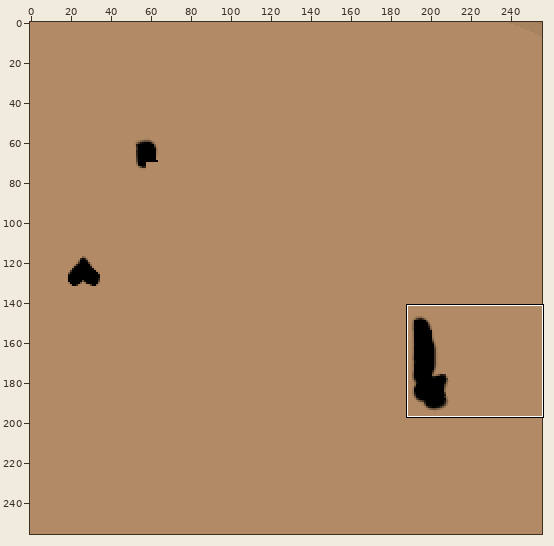
Sprite sheet: Ulkohuussi/Ulkohuussi_MAT.png. The first picture is a wide view before the edit; the outline marks the close-up.
Close-up. Earlier state:
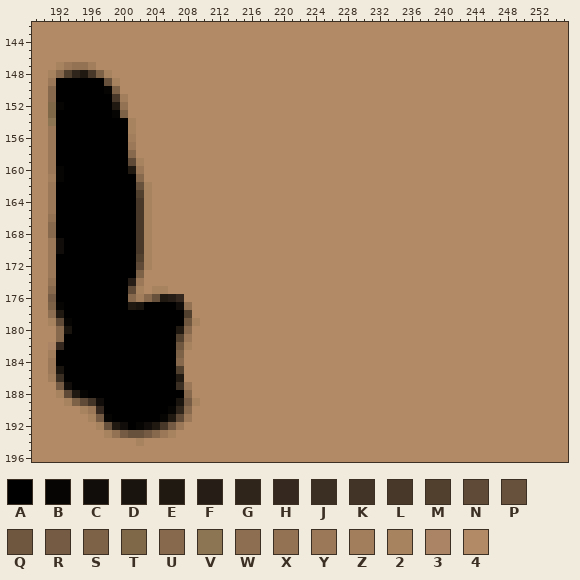
The file is 256x256 pixels. Colours within 5 levels of each other are drawn and written as one. Shown: x 189..255, y 142..196. The commit also changed other parts of the picture, which this record leaves out.
Palette (. is transparent): A #000000  B #060504  C #110d0a  D #19140e  E #201912  F #261e16  G #2f251b  H #35291f  J #3b2e22  K #423426  L #483829  M #52402f  N #5e4a36  P #68513c  Q #6e563f  R #755b43  S #7e6248  T #7f6847  U #876a4e  V #8b7553  W #8d6e51  X #937254  Y #9a7858  Z #a27e5d  2 #a88360  3 #ab8466  4 #b28b66
Pixels before (only the part around the change), first column x 189:
142 4444444444444444444444444444444444444444444444444444444444444444444
143 4444444444444444444444444444444444444444444444444444444444444444444
144 4444444444444444444444444444444444444444444444444444444444444444444
145 4444444444444444444444444444444444444444444444444444444444444444444
146 4444444444444444444444444444444444444444444444444444444444444444444
147 4442YXXZ44444444444444444444444444444444444444444444444444444444444
148 442UMGELS2444444444444444444444444444444444444444444444444444444444
149 44YAAAAAAP244444444444444444444444444444444444444444444444444444444
150 44UAAAAAABS44444444444444444444444444444444444444444444444444444444
151 44UAAAAAAALZ4444444444444444444444444444444444444444444444444444444
152 44TBAAAAAAEX4444444444444444444444444444444444444444444444444444444
153 44TAAAAAAABS4444444444444444444444444444444444444444444444444444444
154 44VAAAAAAAAA2444444444444444444444444444444444444444444444444444444
155 44YAAAAAAAAA2444444444444444444444444444444444444444444444444444444
156 44YAAAAAAAAAZ444444444444444444444444444444444444444444444444444444
157 44YAAAAAAAAAY444444444444444444444444444444444444444444444444444444
158 44YAAAAAAAAAU444444444444444444444444444444444444444444444444444444
159 44YAAAAAAAAAN244444444444444444444444444444444444444444444444444444
160 44YBAAAAAAAAEY44444444444444444444444444444444444444444444444444444
161 44ZBAAAAAAAAAU44444444444444444444444444444444444444444444444444444
162 44YAAAAAAAAAAP24444444444444444444444444444444444444444444444444444
163 44YAAAAAAAAAAM24444444444444444444444444444444444444444444444444444
164 44YAAAAAAAAAAL24444444444444444444444444444444444444444444444444444
165 44YAAAAAAAAAAL24444444444444444444444444444444444444444444444444444
166 44XAAAAAAAAAAL24444444444444444444444444444444444444444444444444444
167 44UAAAAAAAAAAL24444444444444444444444444444444444444444444444444444
168 44UAAAAAAAAAAL24444444444444444444444444444444444444444444444444444
169 44YCAAAAAAAAAL24444444444444444444444444444444444444444444444444444
170 44YCAAAAAAAAAL24444444444444444444444444444444444444444444444444444
171 44YAAAAAAAAAAM24444444444444444444444444444444444444444444444444444
172 44YAAAAAAAAAAN24444444444444444444444444444444444444444444444444444
173 44YAAAAAAAAAAS44444444444444444444444444444444444444444444444444444
174 44XAAAAAAAAAFY44444444444444444444444444444444444444444444444444444
175 44UAAAAAAAAAN242244444444444444444444444444444444444444444444444444
176 44RAAAAAAAAAUZUPEFH444444444444444444444444444444444444444444444444
177 44SBAAAAAAAAEDAAAACX44444444444444444444444444444444444444444444444
178 44WEAAAAAAAAAAAAAAAM44444444444444444444444444444444444444444444444
179 442NBAAAAAAAAAAAAAAQ24444444444444444444444444444444444444444444444
180 444UDAAAAAAAAAAAAAEU44444444444444444444444444444444444444444444444
181 444UAAAAAAAAAAAAAAMY44444444444444444444444444444444444444444444444
182 443HAAAAAAAAAAAAAAQ244444444444444444444444444444444444444444444444
183 44ZAAAAAAAAAAAAAAAS444444444444444444444444444444444444444444444444
184 44YAAAAAAAAAAAAAAAU444444444444444444444444444444444444444444444444
185 44YDAAAAAAAAAAAAAAM444444444444444444444444444444444444444444444444
186 44ZJAAAAAAAAAAAAAAE444444444444444444444444444444444444444444444444
187 444RCAAAAAAAAAAAAAJY44444444444444444444444444444444444444444444444
188 4442NEBAAAAAAAAAAAAU44444444444444444444444444444444444444444444444
189 44442SNKCAAAAAAAAADR24444444444444444444444444444444444444444444444
190 4444442YHAAAAAAAABGU44444444444444444444444444444444444444444444444
191 44444442RBAAAAAABENY44444444444444444444444444444444444444444444444
192 444444442PECABCELRY444444444444444444444444444444444444444444444444
193 4444444442XRPPRUY24444444444444444444444444444444444444444444444444
194 4444444444444244444444444444444444444444444444444444444444444444444
195 4444444444444444444444444444444444444444444444444444444444444444444
196 4444444444444444444444444444444444444444444444444444444444444444444
New version:
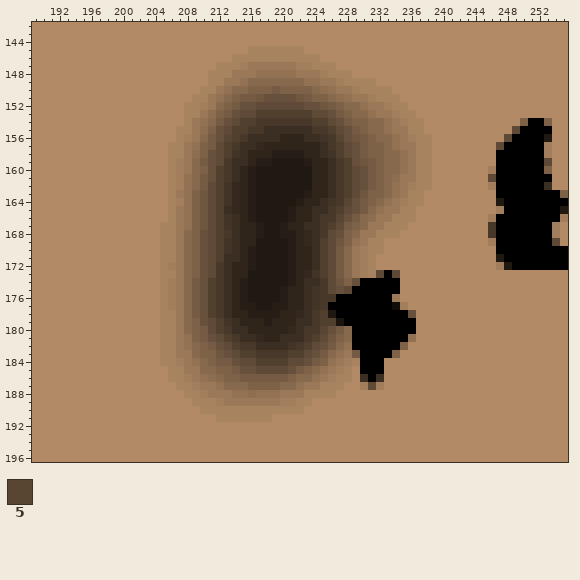
Colours new in this view: 5 #584532
Change:
Changed rows in their new state; - is an unchanged pixel.
first column x 191:
145 -------------------------2222222---------------------------------
146 -----------------------22222222222-------------------------------
147 -44444---------------222ZYYYYYYZZ222-----------------------------
148 44444444------------222YYYXXXXXYYYZ222---------------------------
149 444444444-----------22YYXUUUUUUUXXYYZ2222------------------------
150 444444444----------22YXUUSSSRSSSSUWXYYZ2222----------------------
151 4444444444--------22YXUSRRQPPPPQRSSUWXYYZ222---------------------
152 4444444444-------22ZYUSRPPNNNNNNPPQRSUUXYYZ22--------------------
153 4444444444-------22YWSRPNNMMMMMMMNNPRSUUXYYZ22-------------------
154 44444444444------2YXURPNMMLLLLLLLMMNPRSSUUXYZ22------------SAAS--
155 44444444444-----22YWSPNMMLLJJJJJJLLMNPRSUUXYY22-----------NAAAA--
156 44444444444-----2ZYURP5MLJJJJGGGJJKL5PQRSUUXYZ22---------NAAAAE--
157 44444444444----22YXSRNMLJJHGGGGGGGJLMNPRSSUXYY22--------NAAAAAZ--
158 44444444444----22YWSPNMKJGGGFFFFGGJKMNPRSSUUXY22--------AAAAAAZ--
159 444444444444---2ZYURPNLJJGFFEEEEFGGJLMPQRSUUXY22--------AAAAAAN--
160 444444444444---2ZYUSPMLJGFEEEEEEEGGJLMNPRSUUXY22-------ZAAAAAAS--
161 444444444444---2ZXURPMLJGFEEEEEEEGGJLMNPRSUWYY22-------NAAAAAAA--
162 4444444444444--2ZXURNMKHGFEEEEEEEGGJLMNPRSUXYZ22-------ZAAAAAAJ--
163 4444444444444--2YXSQNMKHGFEEEEEEFGGJLMNQSSUXY22---------AAAAAAAAS
164 4444444444444--2ZXSQNMKHGFEEEEEFGGJKL5PRSUXYZ22---------EAAAAAAAA
165 4444444444444--2YXSQNMJHGFEEEEFGGJJLMNPRUXYY22----------ZAAAAAAAE
166 4444444444444--2YXSQNMKJGFEEEEFGGJLL5PRUWYY222---------ZAAAAAAAAZ
167 4444444444444-22YXSQNMKJGGFEEFGGJJLMNRSUYY222----------LAAAAAAAZ-
168 4444444444444-22YUSPNMLJGGFEEFFGHJLNPSUYY222-----------LAAAAAAAZ-
169 4444444444444-22YUSPNMKJGGEEEEFGHJMNQSXY22-------------ZAAAAAAAN-
170 4444444444444-22YUSPNMKJGFEEEEFGGJMNRUYZ22--------------AAAAAAAAA
171 4444444444444-22YUSPNMJJGFEEEEFGGJMNRUYZ2---------------EAAAAAAAA
172 4444444444444-2ZYUSPNLJGGFEEEEFGGJMNRUYZ2---------------ZEAAAAAAA
173 444444444444--22YUSPNLJGGEEEEEFGHKMNRUYZ2NAN---------------------
174 444444444444--2ZYURPMLJGFEEEEEFGJJLNQSPAAAAA---------------------
175 444444444444-4-ZYURPMLJGFEEEEFGGJKLNPNAAAAAA---------------------
176 444444444444442ZYURPMLJGFEEEEFGGJKLLAAAAAAAY---------------------
177 444444444444442ZYURPMLJGFFEEFFGGJKLAAAAAAAACZ--------------------
178 4444444444444422YURPMLJGGFFFFGGHJLMEAAAAAAAAAP-------------------
179 4444444444444422YUSPNMKJGGGFGGGJJLMMDAAAAAAAAA-------------------
180 -444444444444422Y-SRNMLJJGGGGGHJLL5PRUAAAAAAAA-------------------
181 -444444444444422YXSRPNMLJJHGGJJJLMNQSUAAAAAAAX-------------------
182 4444444444444422YXUSRPNMLLJJJJKLMNPRUXAAAAAAS--------------------
183 4444444444444422YYUSSQPNMMLLLLMMNPRUXYRAAAAS---------------------
184 4444444444444422ZYXUSRRPNNMMMMNNPRSXYZ2AAA-----------------------
185 44444444444444422YYUUSSRPPNNNNPRSUXYZ2-AAA-----------------------
186 44444444444444422ZYXWUSSRRRRRRSUUXYZ22-JAJ-----------------------
187 -44444444444444422ZYYXUUUSSSSUUXYY222--ZNZ-----------------------
188 -444444444444444422ZYYYXXWXXXYYY2222-----------------------------
189 --4444444444444444-22ZYYYYYYYZZ22--------------------------------
190 ----44444444444444-2222222222222---------------------------------
191 -----4444444444444---2222222-------------------------------------
192 ------44444444444------------------------------------------------
193 -------444444444-------------------------------------------------
194 -----------4-----------------------------------------------------
Changed places in both close-ups, as pixel boxes (x1, y1, x2, y2):
changed: (48, 46, 432, 446)
changed: (488, 118, 568, 270)
